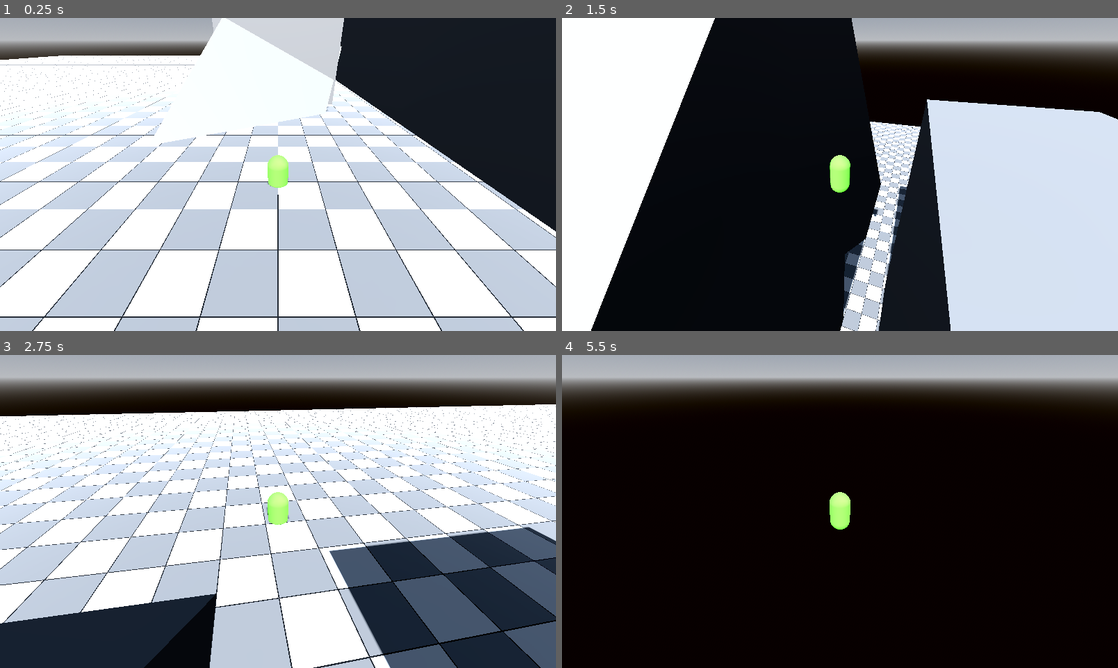
Above: before the commit, frames 1-4 (two rows, left to right).
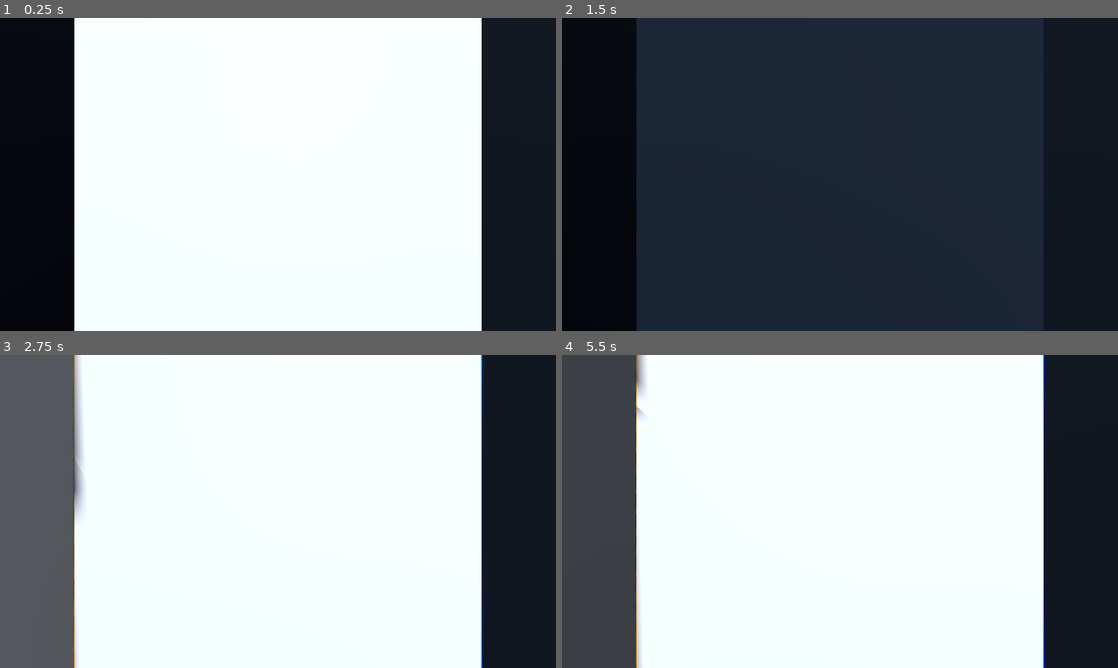
Above: after the commit, the same moments.

Repository: numero15/chiendent
Game: Godot game, scene res://root.tscn
Two runs of this game, one before a commit and one after it. Both use one fixed random seed, a clock stepped at 60 frames per second and the inputs below.
Inputs (mouse positions are in pixels of both pictures, inside the frame that each line leads up to):
- Up to frame 1 (0.25 s): no input
- Up to frame 2 (1.5 s): tap Enter at 0.5 s; move the mouse to (867, 174) at 0.52 s; hold Up (ui_up) from 0.53 s (still down); tap Space (ui_select) at 0.6, 0.77, 1.07, 1.35 s; move the mouse to (812, 174) at 1.27 s
- Up to frame 3 (2.75 s): keep holding Up (ui_up); tap Space (ui_select) at 1.52, 1.82, 2.1 s; move the mouse to (289, 505) at 2.02 s
- Up to frame 4 (5.5 s): keep holding Up (ui_up); move the mouse to (834, 517) at 2.77 s; tap Space (ui_select) at 2.85, 3.02, 3.32, 3.6, 3.77, 4.07, 4.35, 4.52, 4.82, 5.1 s; move the mouse to (878, 514) at 3.52 s; move the mouse to (795, 508) at 4.27 s; move the mouse to (845, 511) at 5.02 s

The runs differ from the first frame. In frame 1, 58% of the frame differs, in the area x 0-100%, y 0-100%; in frame 2, 94%; in frame 3, 70%; in frame 4, 99%.

Commit message:
fisheye effect

Diff:
--- a/Player.gd
+++ b/Player.gd
@@ -1,10 +1,16 @@
 extends CharacterBody3D
+
+@export var affected_by_gravity: bool = true
+@export var screen_lines: Node
+@export var distortion: Node
 
 var gravity := Vector3(0,-3,0)
 var jumpVec := Vector3( 0, 80, 0)
 var avgNormal : Vector3 = Vector3.UP
 var MOUSE_SENS := 0.005
-var speed := 30.0
+var maxSpeed := 40.0
+var minSpeed := 5.0
+var curSpeed := 0.0
 var vel := Vector3.ZERO
 var jumpNum := 0
 var maxJumpAmt := 10
@@ -40,8 +46,8 @@
 		avgNor /= numOfRaysColliding
 		avgNormal = avgNor.normalized()
 		jumpVec = avgNormal * 50
-		gravity = avgNormal * -2
-	else: # ajouter ces lignes pour que le perso tombe/saute avec la gravité vers le bas
+		gravity = avgNormal * -3
+	elif affected_by_gravity: # ajouter ces lignes pour que le perso tombe/saute avec la gravité vers le bas
 		avgNormal = avgNormal.lerp(Vector3.UP, .02)
 		jumpVec = avgNormal * 50
 		gravity = avgNormal * -3
@@ -57,12 +63,12 @@
 	jumpVectors += jumpVec
 	#avgNormal = Vector3.UP
 	jumpVec = avgNormal * 50
-	gravity = avgNormal * -5
+	gravity = avgNormal * -3
 
 
 func _physics_process(delta: float) -> void:
-
-	vel = speed * get_dir()
+	if is_on_floor():
+		vel = curSpeed * get_dir()
 	checkRays()
 	if not is_on_floor():
 		jumpVectors += gravity
@@ -71,9 +77,9 @@
 		jumpVectors = Vector3.ZERO
 	if Input.is_action_just_pressed("ui_select"):
 		jump()
-	vel += jumpVectors
+	#vel += jumpVectors
 
-	velocity = vel
+	velocity = vel+ jumpVectors
 	up_direction = avgNormal.normalized()
 	move_and_slide()
 	#empèche de monter un angle à 90°
@@ -86,12 +92,18 @@
 		var _transform= align_with_up(global_transform,up_direction)
 		global_transform = global_transform.interpolate_with(_transform, .4)
 
+	distortion.get_material().set("shader_param/coeff", velocity.length()/150)
+	distortion.get_material().set("shader_param/aberration_amount", velocity.length()/300.0 )
+
 func get_dir() -> Vector3:
 	var dir : Vector3 = Vector3.ZERO
 	var fowardDir : Vector3 = ( $head/SpringArm3D/Camera/Marker3D.global_transform.origin - $head.global_transform.origin  ).normalized()
 	var dirBase :Vector3= avgNormal.cross( fowardDir ).normalized()
+	dir = dirBase.rotated( avgNormal.normalized(), -PI/2 )
 	if Input.is_action_pressed("ui_up"):
-		dir = dirBase.rotated( avgNormal.normalized(), -PI/2 )
+		curSpeed = lerp(curSpeed,maxSpeed,.01)
+	else :
+		curSpeed = lerp(curSpeed,0.0,.1)
 	return dir.normalized()
 
 func align_with_up(_transform : Transform3D,_new_up:Vector3) -> Transform3D :
@@ -100,3 +112,6 @@
 	_transform.basis.x = -_transform.basis.z.cross(_new_up)
 	_transform.basis = _transform.basis.orthonormalized()
 	return _transform
+
+func above_ground()->void :
+	pass
--- /dev/null
+++ b/assets/shaders/FishEye.gdshader
@@ -0,0 +1,53 @@
+shader_type canvas_item;
+uniform sampler2D SCREEN_TEXTURE : hint_screen_texture, filter_linear_mipmap;
+
+
+//defines the coefficient
+uniform float coeff : hint_range(0, .5);
+
+
+//chromatic aberration
+uniform float aberration_amount = 1.0;
+uniform sampler2D aberration_offset_texture : source_color;
+
+void fragment(){
+	//gets the SCREEN_UV
+	vec2 suv = SCREEN_UV;
+
+	//side maps 0.0>1.0 into -1.0>1.0
+	//side as in "-1.0 is the left side, 1.0 is the right one"
+	float side = (SCREEN_UV.y * 2.0) - 1.0;
+
+	//mountain maps 0.0>1.0 into a 0.0>0.0, where the mid-value is 1.0.
+	float mountain = -abs((SCREEN_UV.x * 2.0) - 1.0) + 1.0;
+
+	//maps mountain into a sine-wave's first ramp
+	mountain = mountain * PI/2.0;
+
+	//newv says 'how much should the pixel be moved based in its position?'
+	//mountain defines the amount, coeff scales it and 'sin' smooths it out.
+	//the multiplication with PI/2.0 is mandatory for sin to work
+	float newv = coeff * sin(mountain);
+
+	//modifies the screen uv saved before
+	//(newv * side) applies the effect on both left and right.
+	//if 'side' wasn't here, the effect would be applied only one way.
+	//even more important is the subtraction with 'coeff*size'.
+	//this scales the shader up and down so that you don't end up with borders.
+	suv.y += ((newv * side) - (coeff*side));
+
+
+
+	/*chromatic aberration*/
+	vec4 texture_color = texture(SCREEN_TEXTURE, suv);
+	vec4 color = texture_color;
+
+	float adjusted_amount = aberration_amount * texture(aberration_offset_texture, suv).r / 100.0;
+	color.r = texture(SCREEN_TEXTURE, vec2(suv.x + adjusted_amount, suv.y)).r;
+	color.g = texture(SCREEN_TEXTURE, suv).g;
+	color.b = texture(SCREEN_TEXTURE, vec2(suv.x - adjusted_amount, suv.y)).b;
+
+	COLOR = color;
+	//updates the texture
+	//COLOR = texture(SCREEN_TEXTURE, suv);
+}
--- /dev/null
+++ b/assets/shaders/SpeedLines.gdshader
@@ -0,0 +1,59 @@
+shader_type canvas_item;
+
+
+uniform sampler2D noise: repeat_enable;
+uniform vec4 line_color: source_color;
+uniform float line_count: hint_range(0.0, 2.0, 0.05) = 0.5;
+uniform float line_density: hint_range(0.0, 1.0) = 0.5;
+uniform float line_faloff: hint_range(0.0, 1.0) = 0.25;
+uniform float mask_size: hint_range(0.0, 1.0) = 0.1;
+uniform float mask_edge: hint_range(0.0, 1.0) = 0.5;
+uniform float animation_speed: hint_range(1.0, 20.0) = 0.5;
+
+
+
+
+float inv_lerp(float from, float to, float value){
+  return (value - from) / (to - from);
+}
+
+
+
+
+vec2 polar_coordinates(vec2 uv, vec2 center, float zoom, float repeat)
+{
+	vec2 dir = uv - center;
+	float radius = length(dir) * 2.0;
+	float angle = atan(dir.y, dir.x) * 1.0/(PI * 2.0);
+	return mod(vec2(radius * zoom, angle * repeat), 1.0);
+}
+
+
+
+
+vec2 rotate_uv(vec2 uv, vec2 pivot, float rotation) {
+    float cosa = cos(rotation);
+    float sina = sin(rotation);
+    uv -= pivot;
+    return vec2(
+        cosa * uv.x - sina * uv.y,
+        cosa * uv.y + sina * uv.x
+    ) + pivot;
+}
+
+
+
+
+void fragment(){
+	vec2 polar_uv = polar_coordinates(rotate_uv(UV, vec2(0.5), floor(fract(TIME) * animation_speed) ) , vec2(0.5), 0.01, line_count);
+	vec3 lines = texture(noise, polar_uv).rgb;
+
+	float mask_value = length(UV - vec2(0.5));
+	float mask = inv_lerp(mask_size, mask_edge, mask_value);
+	float result = 1.0 - (mask * line_density);
+
+	result = smoothstep(result, result + line_faloff, lines.r);
+
+	COLOR.rgb = vec3(line_color.rgb);
+	COLOR.a = min(line_color.a, result);
+}
--- a/assets/shaders/outlines.gdshader
+++ b/assets/shaders/outlines.gdshader
@@ -322,7 +322,7 @@
 	if (depth > 1.0){
 		vec3 gradient_ALBEDO ;
 		//gradient_ALBEDO =  mix(original.rgb, fog_color.rgb, fog_color.a * fog_intensity);
-		if(abs(original.r -original.g) <.03 && abs(original.r -original.b) <.08 && depth< depth_limit )
+		if(abs(original.r -original.g) <.05 && abs(original.r -original.b) <.1 && depth< depth_limit )
 			gradient_ALBEDO = 1.0 - (1.0 - original.rgb) * (1.0 - fog_color.rgb);
 			//gradient_ALBEDO = hard_light(original.rgb,fog_color.rgb);
 		else
--- a/project.godot
+++ b/project.godot
@@ -26,6 +26,22 @@
 
 [input]
 
+ui_left={
+"deadzone": 0.5,
+"events": [Object(InputEventKey,"resource_local_to_scene":false,"resource_name":"","device":0,"window_id":0,"alt_pressed":false,"shift_pressed":false,"ctrl_pressed":false,"meta_pressed":false,"pressed":false,"keycode":4194319,"physical_keycode":0,"key_label":0,"unicode":0,"echo":false,"script":null)
+, Object(InputEventJoypadButton,"resource_local_to_scene":false,"resource_name":"","device":0,"button_index":13,"pressure":0.0,"pressed":false,"script":null)
+, Object(InputEventJoypadMotion,"resource_local_to_scene":false,"resource_name":"","device":0,"axis":0,"axis_value":-1.0,"script":null)
+, Object(InputEventKey,"resource_local_to_scene":false,"resource_name":"","device":-1,"window_id":0,"alt_pressed":false,"shift_pressed":false,"ctrl_pressed":false,"meta_pressed":false,"pressed":false,"keycode":0,"physical_keycode":65,"key_label":0,"unicode":113,"echo":false,"script":null)
+]
+}
+ui_right={
+"deadzone": 0.5,
+"events": [Object(InputEventKey,"resource_local_to_scene":false,"resource_name":"","device":0,"window_id":0,"alt_pressed":false,"shift_pressed":false,"ctrl_pressed":false,"meta_pressed":false,"pressed":false,"keycode":4194321,"physical_keycode":0,"key_label":0,"unicode":0,"echo":false,"script":null)
+, Object(InputEventJoypadButton,"resource_local_to_scene":false,"resource_name":"","device":0,"button_index":14,"pressure":0.0,"pressed":false,"script":null)
+, Object(InputEventJoypadMotion,"resource_local_to_scene":false,"resource_name":"","device":0,"axis":0,"axis_value":1.0,"script":null)
+, Object(InputEventKey,"resource_local_to_scene":false,"resource_name":"","device":-1,"window_id":0,"alt_pressed":false,"shift_pressed":false,"ctrl_pressed":false,"meta_pressed":false,"pressed":false,"keycode":0,"physical_keycode":68,"key_label":0,"unicode":100,"echo":false,"script":null)
+]
+}
 ui_up={
 "deadzone": 0.5,
 "events": [Object(InputEventKey,"resource_local_to_scene":false,"resource_name":"","device":0,"window_id":0,"alt_presse …(181 unchanged characters)…
--- a/root.tscn
+++ b/root.tscn
@@ -6,6 +6,8 @@
 [ext_resource type="Shader" path="res://assets/shaders/outlines.gdshader" id="1_nv5k6"]
 [ext_resource type="Shader" path="res://assets/shaders/blocking.gdshader" id="3_rqb5u"]
 [ext_resource type="Script" path="res://Player.gd" id="4_8vnlj"]
+[ext_resource type="Shader" path="res://assets/shaders/FishEye.gdshader" id="7_r42hv"]
+[ext_resource type="Texture2D" uid="uid://bip5q3kwxpupb" path="res://assets/shaders/vignette.png" id="8_wke0v"]
 
 [sub_resource type="ProceduralSkyMaterial" id="ProceduralSkyMaterial_o267s"]
 
@@ -16,10 +18,8 @@
 background_mode = 2
 sky = SubResource("Sky_fgx8b")
 ambient_light_color = Color(1, 1, 1, 1)
-ssr_enabled = true
 adjustment_enabled = true
 adjustment_contrast = 1.5
-adjustment_saturation = 0.8
 
 [sub_resource type="CameraAttributesPractical" id="CameraAttributesPractical_tn3y5"]
 dof_blur_far_enabled = true
@@ -79,15 +79,17 @@
 
 [sub_resource type="StandardMaterial3D" id="StandardMaterial3D_ot7aw"]
 albedo_color = Color(0.509804, 1, 0.329412, 1)
-
-[sub_resource type="CapsuleMesh" id="CapsuleMesh_vjc3b"]
+emission_enabled = true
+emission = Color(0.509804, 1, 0.329412, 1)
+
+[sub_resource type="SphereMesh" id="SphereMesh_5xptc"]
 
 [sub_resource type="BoxMesh" id="BoxMesh_q6kaf"]
 flip_faces = true
 size = Vector3(2, 2, 2)
 
 [sub_resource type="Gradient" id="Gradient_iqveq"]
-offsets = PackedFloat32Array(0, 0.442623)
+offsets = PackedFloat32Array(0, 0.204918)
 colors = PackedColorArray(0.392, 0, 0.56, 1, 0.89, 0.83393, 0.5162, 1)
 
 [sub_resource type="GradientTexture1D" id="GradientTexture1D_gh8od"]
@@ -113,11 +115,15 @@
 shader_parameter/gradient = SubResource("GradientTexture1D_gh8od")
 
 [sub_resource type="StandardMaterial3D" id="StandardMaterial3D_g0x8m"]
-transparency = 1
 cull_mode = 2
-shading_mode = 0
 vertex_color_use_as_albedo = true
-albedo_color = Color(0.509804, 1, 0.329412, 0.552941)
+albedo_color = Color(0.509804, 1, 0.329412, 1)
+emission_enabled = true
+emission = Color(0.509804, 1, 0.329412, 1)
+
+[sub_resource type="Curve" id="Curve_5mk6v"]
+_data = [Vector2(0, 1), 0.0, -0.910116, 0, 0, Vector2(1, 0), -0.949051, 0.0, 0, 0]
+point_count = 2
 
 [sub_resource type="SphereShape3D" id="SphereShape3D_ha64i"]
 radius = 0.8
@@ -127,6 +133,12 @@
 
 [sub_resource type="ConcavePolygonShape3D" id="ConcavePolygonShape3D_b3uem"]
 data = PackedVector3Array(-25, 25, 5, 25, 25, 5, -25, -25, 5, 25, 25, 5, 25, -25, 5, -25, -25, 5, 25, 25, -5, -25, 25,  …(356 unchanged characters)…
+
+[sub_resource type="ShaderMaterial" id="ShaderMaterial_scb6e"]
+shader = ExtResource("7_r42hv")
+shader_parameter/coeff = 0.275
+shader_parameter/aberration_amount = 0.0
+shader_parameter/aberration_offset_texture = ExtResource("8_wke0v")
 
 [node name="Root" type="Node3D"]
 
@@ -155,7 +167,7 @@
 shape = SubResource("ConcavePolygonShape3D_jfx2i")
 
 [node name="Building3" type="StaticBody3D" parent="."]
-transform = Transform3D(1, 0, 0, 0, 0.70765, -0.706564, 0, 0.706564, 0.70765, 0, 10.4901, 2.87132)
+transform = Transform3D(1, 0, 0, 0, 0.70765, -0.706564, 0, 0.706564, 0.70765, 0, 32.9848, 25.0213)
 
 [node name="MeshInstance" type="MeshInstance3D" parent="Building3"]
 transform = Transform3D(1, 0, 0, 0, 1, 0, 0, 0, 1, 0, -27.5285, -28.643)
@@ -163,6 +175,30 @@
 skeleton = NodePath("../..")
 
 [node name="CollisionShape3D" type="CollisionShape3D" parent="Building3"]
+transform = Transform3D(1, 0, 0, 0, 1, 0, 0, 0, 1, 0, -27.5285, -28.643)
+shape = SubResource("ConcavePolygonShape3D_73sv7")
+
+[node name="Building4" type="StaticBody3D" parent="."]
+transform = Transform3D(1, 0, 0, 0, 0.0230538, -0.999735, 0, 0.999735, 0.0230538, 0, 24.4025, 40.57)
+
+[node name="MeshInstance" type="MeshInstance3D" parent="Building4"]
+transform = Transform3D(1, 0, 0, 0, 1, 0, 0, 0, 1, 0, -27.5285, -28.643)
+mesh = SubResource("BoxMesh_3b48p")
+skeleton = NodePath("../..")
+
+[node name="CollisionShape3D" type="CollisionShape3D" parent="Building4"]
+transform = Transform3D(1, 0, 0, 0, 1, 0, 0, 0, 1, 0, -27.5285, -28.643)
+shape = SubResource("ConcavePolygonShape3D_73sv7")
+
+[node name="Building5" type="StaticBody3D" parent="."]
+transform = Transform3D(1, 0, 0, 0, 0.540593, -0.841285, 0, 0.841285, 0.540593, -7.62939e-06, 56.2937, 93.7028)
+
+[node name="MeshInstance" type="MeshInstance3D" parent="Building5"]
+transform = Transform3D(1, 0, 0, 0, 1, 0, 0, 0, 1, 0, -27.5285, -28.643)
+mesh = SubResource("BoxMesh_3b48p")
+skeleton = NodePath("../..")
+
+[node name="CollisionShape3D" type="CollisionShape3D" parent="Building5"]
 transform = Transform3D(1, 0, 0, 0, 1, 0, 0, 0, 1, 0, -27.5285, -28.643)
 shape = SubResource("ConcavePolygonShape3D_73sv7")
 
@@ -201,17 +237,18 @@
 material_override = SubResource("StandardMaterial3D_26fdh")
 multimesh = SubResource("MultiMesh_yfcxj")
 
-[node name="Player" type="CharacterBody3D" parent="."]
+[node name="Player" type="CharacterBody3D" parent="." node_paths=PackedStringArray("distortion")]
 transform = Transform3D(1, 0, 0, 0, 1, 0, 0, 0, 1, 0, 1.53396, 0)
 collision_layer = 2
 script = ExtResource("4_8vnlj")
+distortion = NodePath("../Distortion")
 
 [node name="CollisionShape3D" type="CollisionShape3D" parent="Player"]
 shape = SubResource("SphereShape3D_hjvdc")
 
 [node name="head" type="MeshInstance3D" parent="Player"]
 material_override = SubResource("StandardMaterial3D_ot7aw")
-mesh = SubResource("CapsuleMesh_vjc3b")
+mesh = SubResource("SphereMesh_5xptc")
 skeleton = NodePath("Trail3D")
 
 [node name="rayFolderWall" type="Node3D" parent="Player/head"]
@@ -248,7 +285,6 @@
 current = true
 
 [node name="Outlines" type="MeshInstance3D" parent="Player/head/SpringArm3D/Camera"]
-visible = false
 mesh = SubResource("BoxMesh_q6kaf")
 surface_material_override/0 = SubResource("ShaderMaterial_clc18")
 
@@ -306,9 +342,11 @@
 target_position = Vector3(1, 0, 0)
 
 [node name="Trail3D" type="MeshInstance3D" parent="Player/head"]
-visible = false
 material_override = SubResource("StandardMaterial3D_g0x8m")
 script = ExtResource("1_85j4r")
+lifetime = 0.2
+base_width = 1.0
+width_profile = SubResource("Curve_5mk6v")
 
 [node name="checker" type="Area3D" parent="Player"]
 visible = false
@@ -324,3 +362,11 @@
 
 [node name="CollisionShape3D" type="CollisionShape3D" parent="StaticBody3D"]
 shape = SubResource("ConcavePolygonShape3D_b3uem")
+
+[node name="Distortion" type="ColorRect" parent="."]
+material = SubResource("ShaderMaterial_scb6e")
+anchors_preset = 15
+anchor_right = 1.0
+anchor_bottom = 1.0
+grow_horizontal = 2
+grow_vertical = 2
Binary file added: assets/shaders/vignette.png
Not shown, added: assets/shaders/vignette.png.import
Not shown: 1 places in root.tscn that only renumber resources
